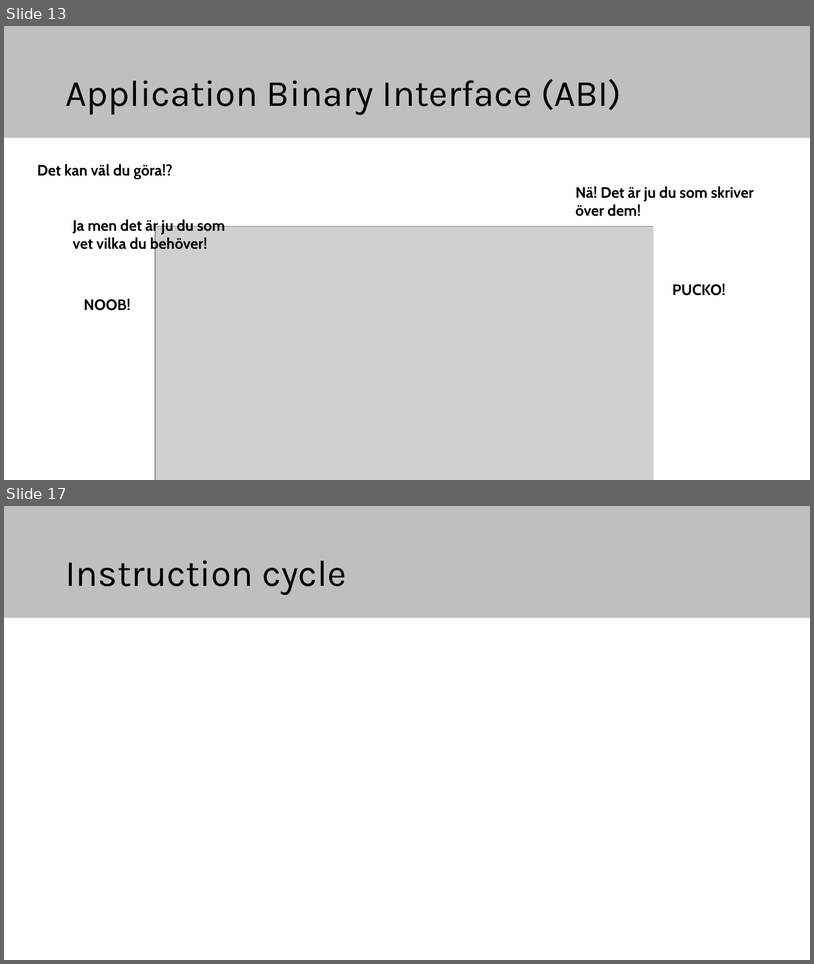
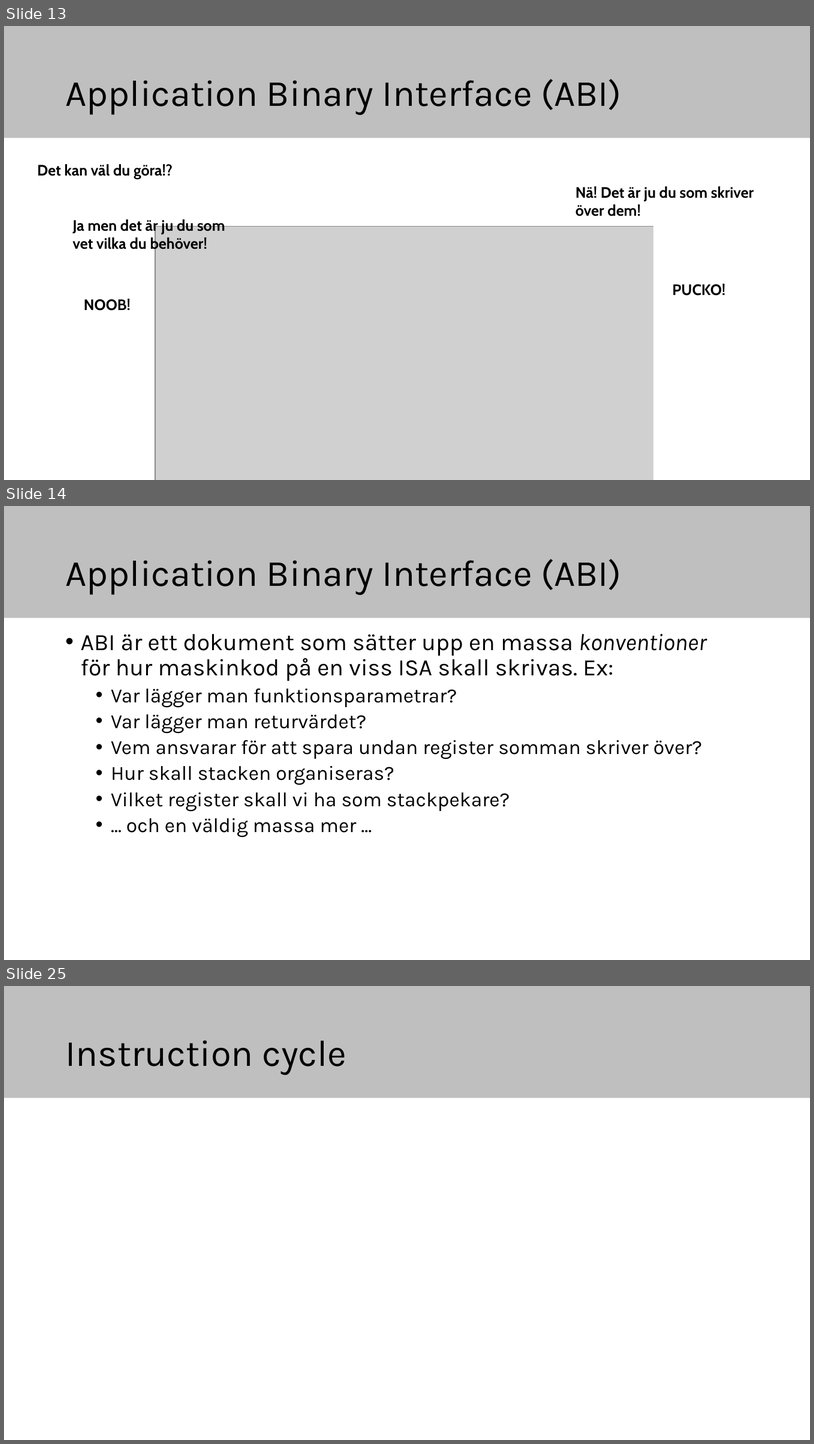
Before and after one commit to elias-at-chalmers/mop-lecture_notes-mirror, a slide deck: slides/lecture02-assembly1.pptx. Shown one above the other, each under a label of ours: slides 13 and 17 before the commit, slides 13, 14 and 25 after it; the slides between them are not shown. The pictures are 814x964 and 814x1444 pixels, drawn with LibreOffice and Linux fonts; fonts in the diff are those of the drawing; grey boxes stand for pictures. Boxes give left, top, right and bottom in pixels: in the first picture for what was removed or moved away, otherwise in the second. Text is boxed around its words. In the diff, an @@ line names an element or a change of style, - is before the commit and + after.

```diff
--- a/slides/lecture02-assembly1.pptx
+++ b/slides/lecture02-assembly1.pptx
@@ slide 14 added at box(4, 506, 810, 960), background #FFFFFF; not listed: 1 template element that a slide beside it also shows @@
@@ title added at box(65, 559, 622, 595), 44 pt, text #000000 @@
+Application Binary Interface (ABI)
@@ text added at box(81, 634, 707, 837), 24 pt, text #000000 @@
+• ABI är ett dokument som sätter upp en massa konventioner
+  för hur maskinkod på en viss ISA skall skrivas. Ex:
+  • Var lägger man funktionsparametrar?
+  • Var lägger man returvärdet?
+  • Vem ansvarar för att spara undan register somman skriver över?
+  • Hur skall stacken organiseras?
+  • Vilket register skall vi ha som stackpekare?
+  • ... och en väldig massa mer ...
@@ what was slide 17 is now slide 25 @@
```
Also in this commit, not shown: 8 slides changed, 13 other slides added, 4 slides removed, 1 other file.
